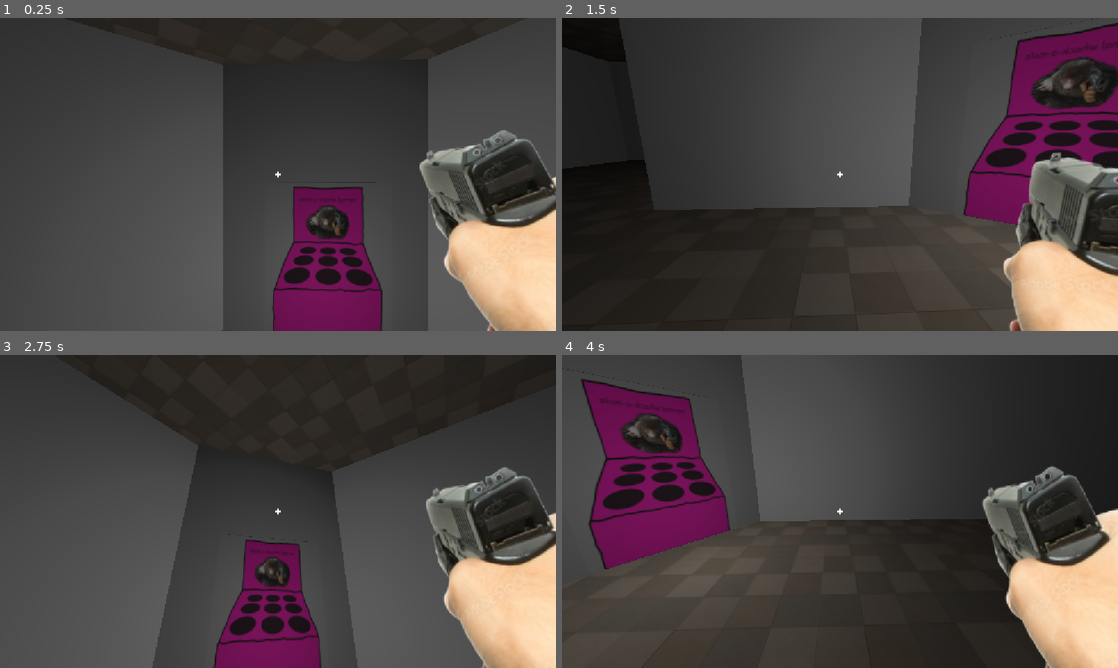
Above: before the commit, frames 1-4 (two rows, left to right).
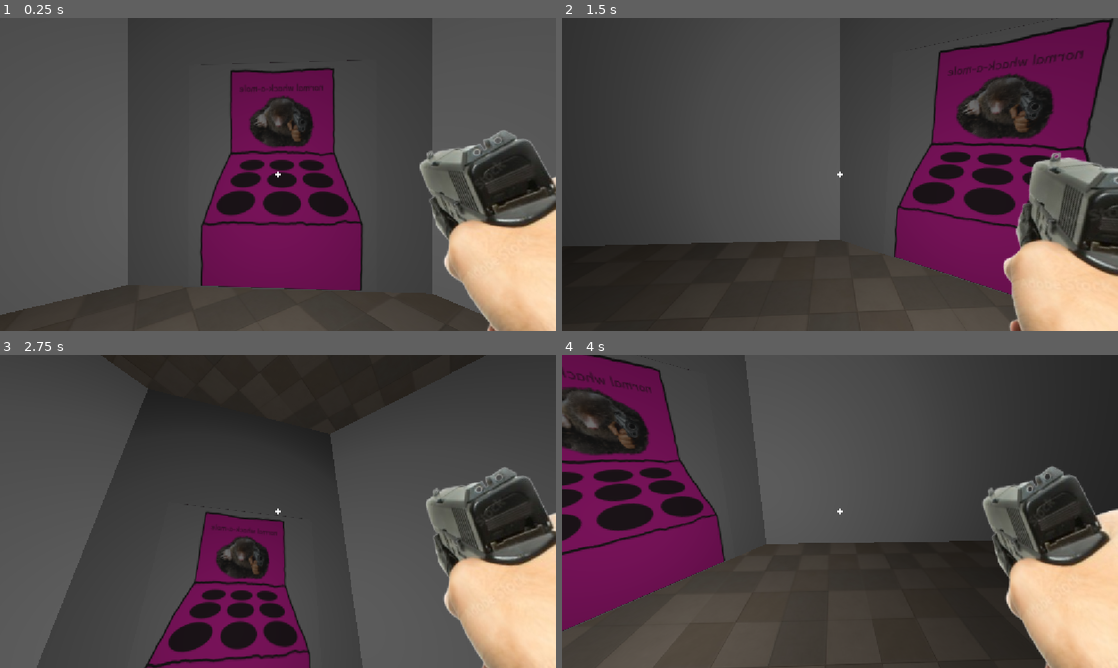
Above: after the commit, the same moments.

Repository: DaneyLmao/fight-a-mole
Game: Godot game, scene res://3D.tscn
The game is run twice, just before and just after one commit, with the same random seed, the same clock (stepped at 60 frames per second) and the same inputs. This scene is started directly instead of the project's main scene.
Inputs (mouse positions are in pixels of both pictures, inside the frame that each line leads up to):
- Up to frame 1 (0.25 s): no input
- Up to frame 2 (1.5 s): tap Enter (ui_accept) at 0.5 s; move the mouse to (962, 158) at 0.52 s; hold Right (ui_right) 0.53-1.25 s; tap A (a) at 0.6 s; click (962, 158) at 0.67 s; tap Space (jump) at 0.77 s; tap S (s) at 0.8 s; drag from (728, 190) to (812, 237) at 1.27 s
- Up to frame 3 (2.75 s): move the mouse to (333, 442) at 2.02 s; hold Right (ui_right) from 2.03 s (still down); tap A (a) at 2.1 s; tap S (s) at 2.3 s
- Up to frame 4 (4 s): release Right (ui_right) at 2.75 s; drag from (812, 574) to (673, 464) at 2.77 s; move the mouse to (1006, 558) at 3.52 s; hold Left (ui_left) from 3.53 s (still down); hold ` (damage) from 3.53 s (still down); tap Space (jump) at 3.77 s; tap S (s) at 3.8 s

The runs differ from the first frame. In frame 1, 35% of the frame differs, in the area x 0-95%, y 0-100%; in frame 2, 30%; in frame 3, 15%; in frame 4, 20%.

Commit message:
perspective

Diff:
--- a/3D.tscn
+++ b/3D.tscn
@@ -189,7 +189,7 @@
 [node name="Player" type="Node3D" parent="." unique_id=1621682166]
 
 [node name="CharacterBody3D" type="CharacterBody3D" parent="Player" unique_id=44594975]
-transform = Transform3D(1, 0, 0, 0, 1, 0, 0, 0, 1, -15.370521, 6.3056207, -15.762724)
+transform = Transform3D(1, 0, 0, 0, 1, 0, 0, 0, 1, -18.221, 2.8969283, -14.566)
 script = ExtResource("3_jkk2y")
 
 [node name="CollisionShape3D" type="CollisionShape3D" parent="Player/CharacterBody3D" unique_id=1620041743]
